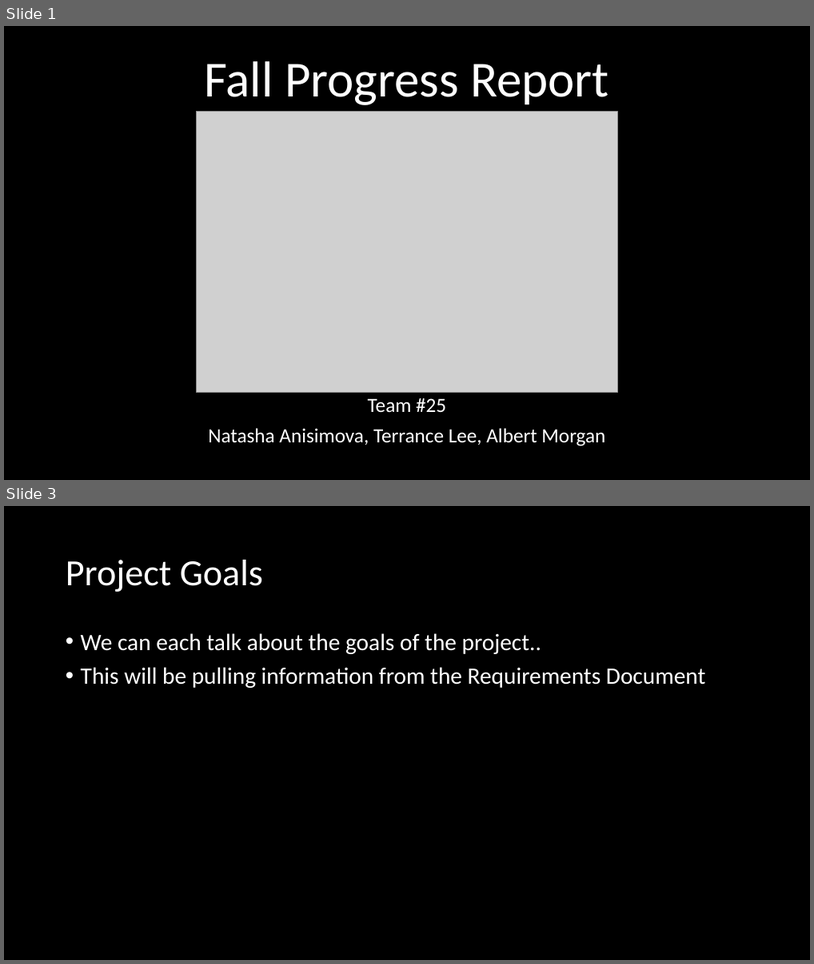
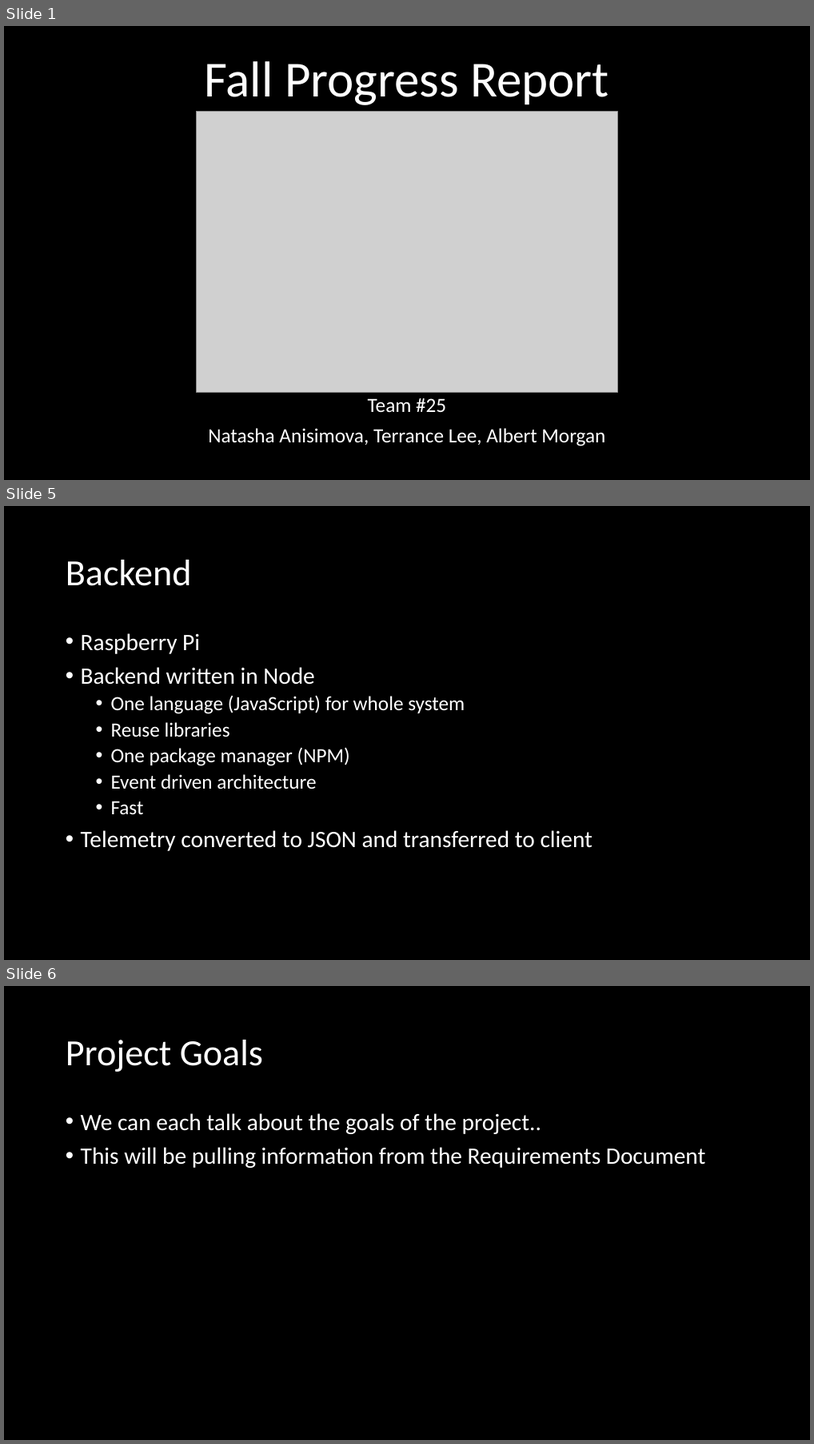
Before and after one commit to 100k-rocketry/groundstation, a slide deck: doc/presentations/FallProgressReport.pptx. Shown one above the other, each under a label of ours: slides 1 and 3 before the commit, slides 1, 5 and 6 after it; the slides between them are not shown. The pictures are 814x964 and 814x1444 pixels, drawn with LibreOffice and Linux fonts; fonts in the diff are those of the drawing; grey boxes stand for pictures. Boxes give left, top, right and bottom in pixels: in the first picture for what was removed or moved away, otherwise in the second. Text is boxed around its words. In the diff, an @@ line names an element or a change of style, - is before the commit and + after.

```diff
--- a/doc/presentations/FallProgressReport.pptx
+++ b/doc/presentations/FallProgressReport.pptx
@@ slide 5 added at box(4, 506, 810, 960), background #000000 @@
@@ title added at box(66, 560, 192, 586), 44 pt, text #FFFFFF @@
+Backend
@@ text added at box(81, 633, 593, 851), 24 pt, text #FFFFFF @@
+• Raspberry Pi
+• Backend written in Node
+  • One language (JavaScript) for whole system
+  • Reuse libraries
+  • One package manager (NPM)
+  • Event driven architecture
+  • Fast
+• Telemetry converted to JSON and transferred to client
@@ what was slide 3 is now slide 6 @@
```
Also in this commit, not shown: 1 slide changed, 2 other slides added.
